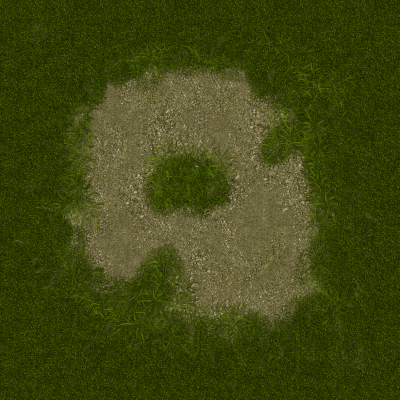
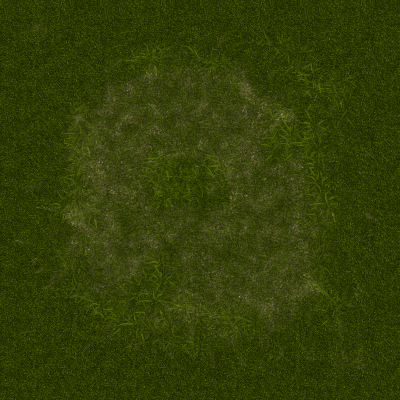
Comparing the layer stacks of the two 400 x 400 images. Changes:
painted on "Grass Full Size" over [29,22,370,356]
